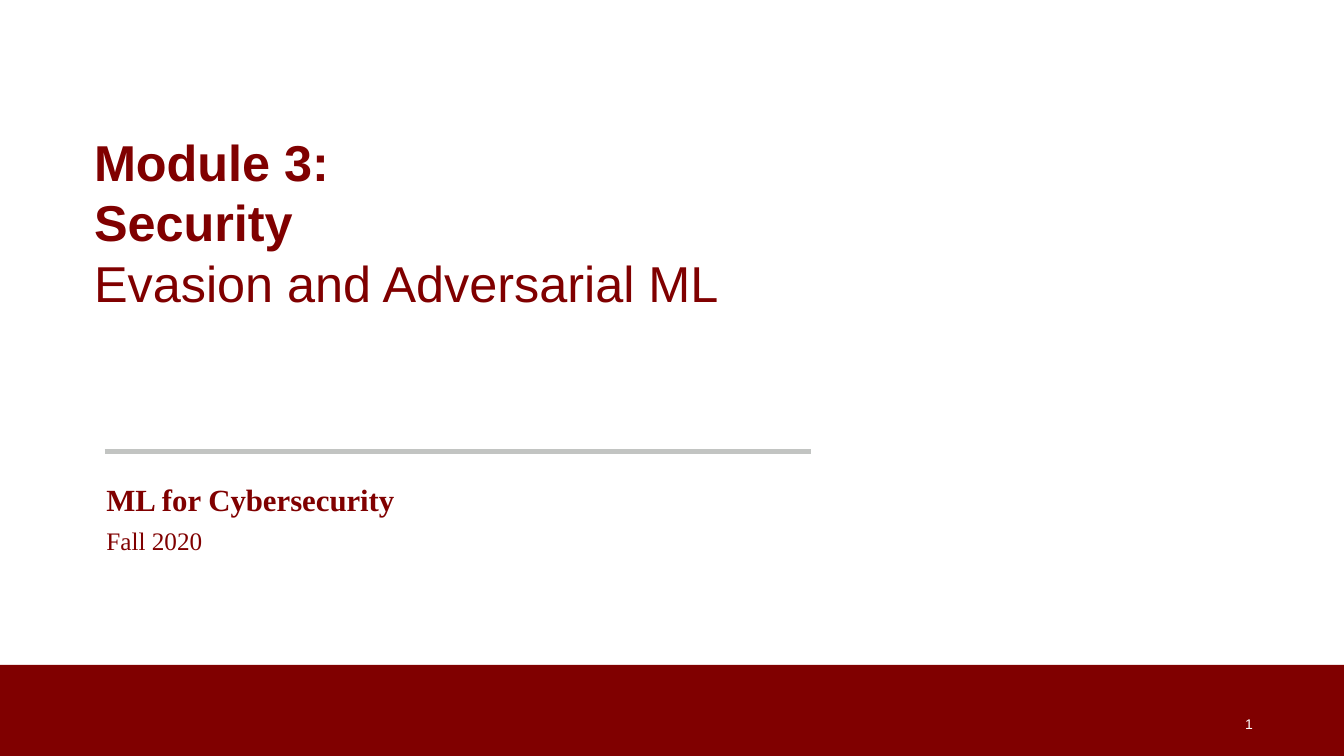
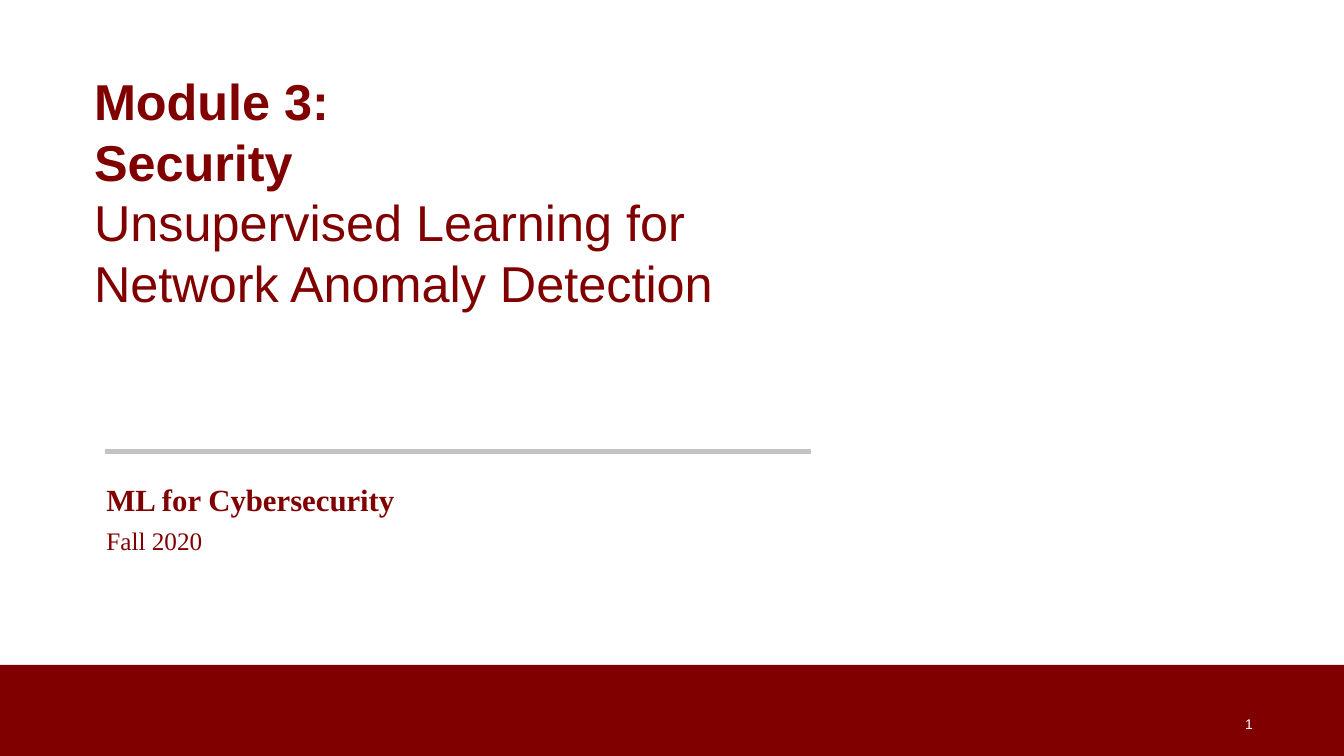
Before and after one commit to noise-lab/ML-Cybersecurity, a slide deck: slide 1 of module-3/ppt/3.4-Unsupervised Learning.pptx. Drawn at 1344x756 pixels with LibreOffice and Linux fonts; fonts in the diff are those of the drawing; background and template pictures are left out. Boxes give left, top, right and bottom in pixels: in the first picture for what was removed or moved away, otherwise in the second. Text is boxed around its words. In the diff, an @@ line names an element or a change of style, - is before the commit and + after.

```diff
--- a/module-3/ppt/3.4-Unsupervised Learning.pptx
+++ b/module-3/ppt/3.4-Unsupervised Learning.pptx
@@ text at <box>94,204,713,312</box>: text changed @@
-Evasion and Adversarial ML
+Unsupervised Learning for
+Network Anomaly Detection
```
Also in this commit, not shown: 1 other slide changed, 24 slides added, 1 slide removed, 4 other files.
